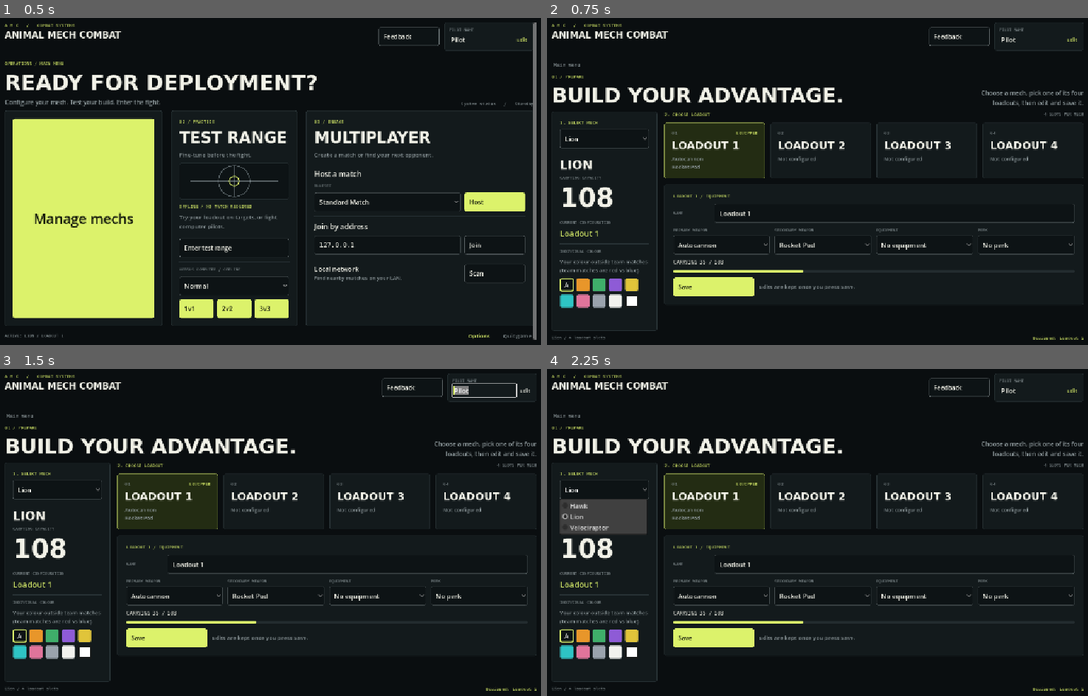
Above: before the commit, frames 1-4 (two rows, left to right).
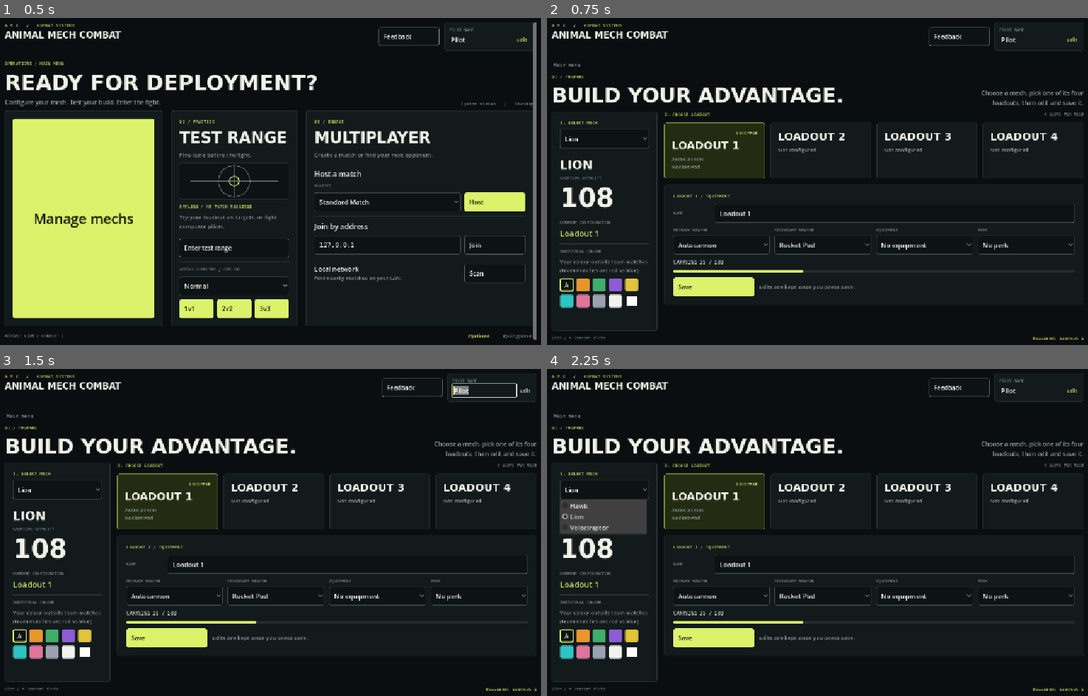
Above: after the commit, the same moments.

Repository: jacksonhcnz/animalmechcombatgame
Game: Godot game, scene res://scenes/main_menu.tscn
Two runs of this game, one before a commit and one after it. Both use one fixed random seed, a clock stepped at 60 frames per second and the inputs below.
Inputs:
- Up to frame 1 (0.5 s): no input
- Up to frame 2 (0.75 s): click "Manage mechs" at 0.5 s
- Up to frame 3 (1.5 s): click "Edit" at 1.25 s
- Up to frame 4 (2.25 s): click "Lion" at 2 s

Frame 1 is identical in both runs. In frame 2, 1.3% of the frame differs, in the area x 22-95%, y 34-45%; in frame 3, 1.3%; in frame 4, 1.3%.

Commit message:
Remove slot numbers from loadout cards
Co-Authored-By: Claude Sonnet 5.5 <noreply@anthropic.com>
Claude-Session: https://claude.ai/code/session_016ZAQzFNjMzKqDtLtG2bAjQ

Diff:
--- a/scripts/ui/loadout_menu.gd
+++ b/scripts/ui/loadout_menu.gd
@@ -163,11 +163,11 @@
 	panel.size_flags_horizontal = Control.SIZE_EXPAND_FILL
 	panel.custom_minimum_size = Vector2(150, 0)
 	var box := UiKit.vbox(panel, 8)
-	var top := UiKit.hbox(box, 0)
-	var number := UiKit.mono("%02d" % (index + 1), UiKit.DIM, 11)
-	number.size_flags_horizontal = Control.SIZE_EXPAND_FILL
-	top.add_child(number)
 	if equipped:
+		var top := UiKit.hbox(box, 0)
+		var spacer := Control.new()
+		spacer.size_flags_horizontal = Control.SIZE_EXPAND_FILL
+		top.add_child(spacer)
 		top.add_child(UiKit.mono("Equipped"))
 	box.add_child(UiKit.heading(str(slot["name"]), 26))
 	var detail := UiKit.vbox(box, 2)
